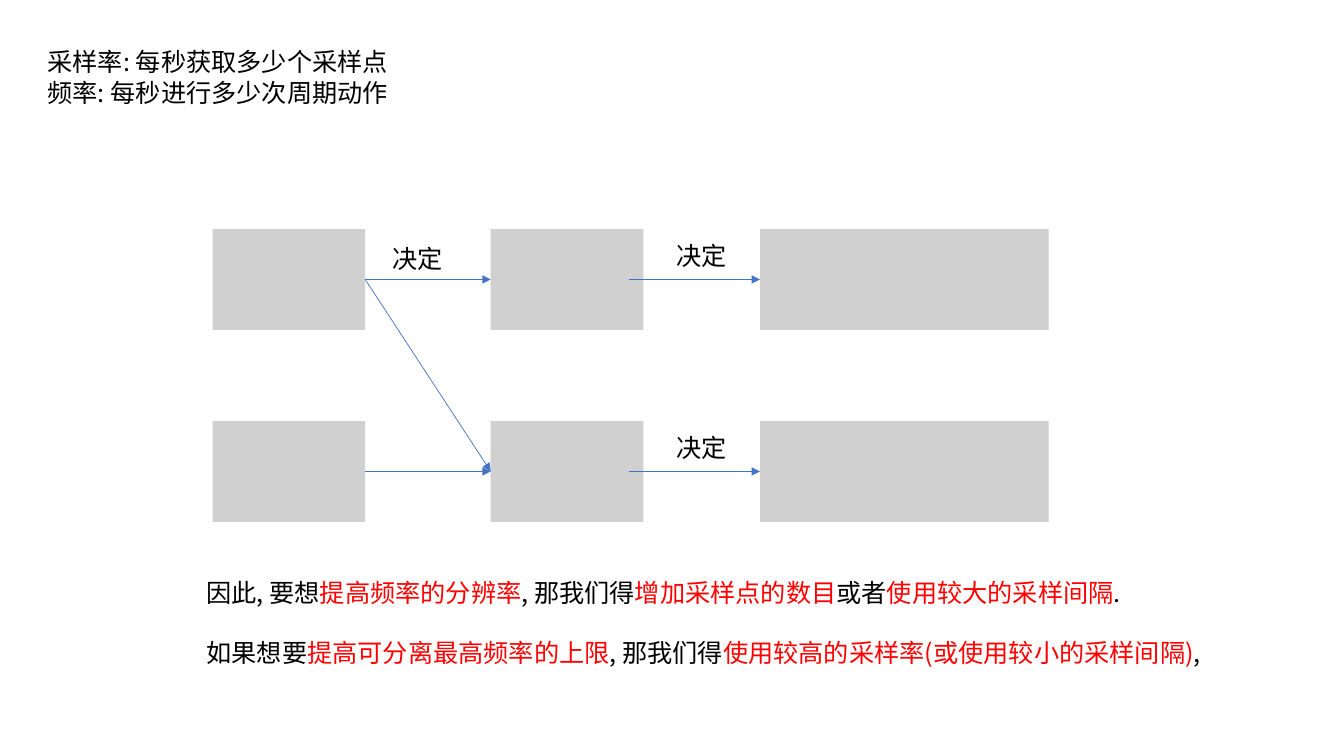
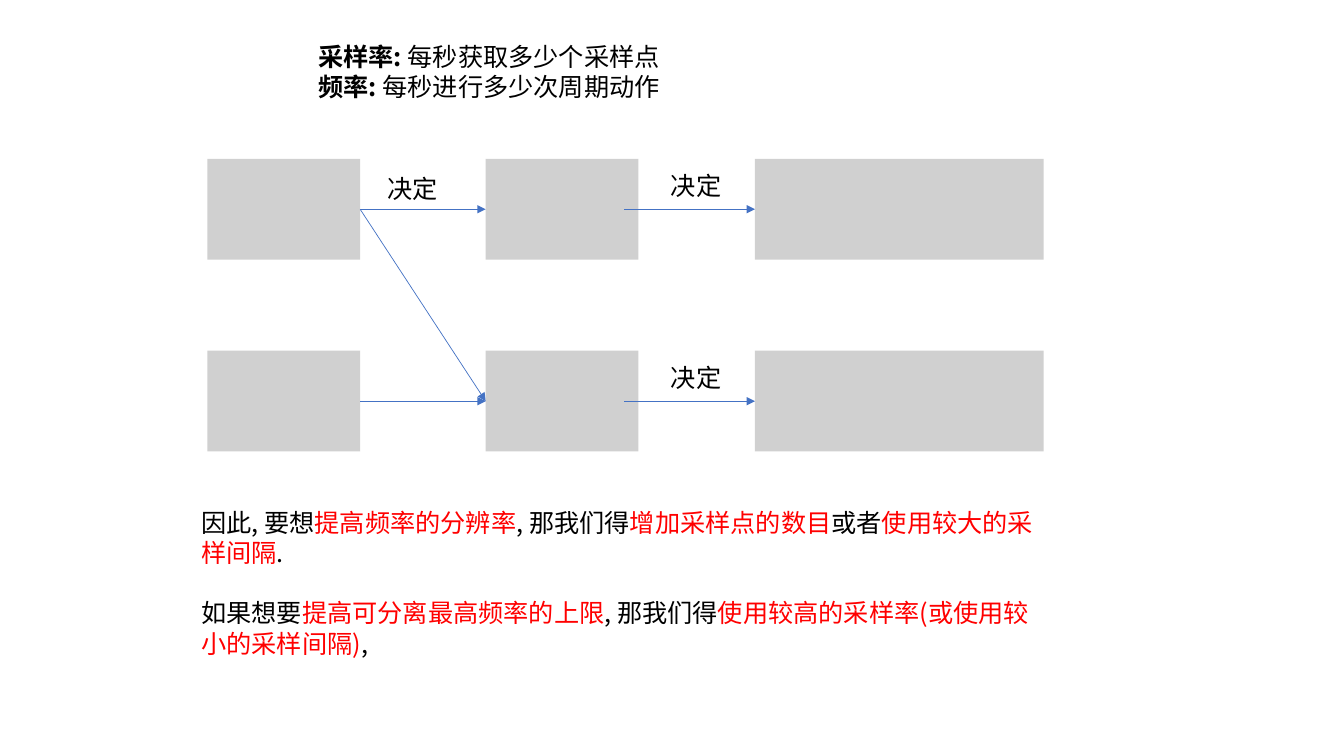
Before and after one commit to wowotou1998/Convex-Optimization-Notes, a slide deck: slide 1 of Fourier transform/采样率,周期,和采样点之间的关系.pptx. Drawn at 1344x756 pixels with LibreOffice and Linux fonts; fonts in the diff are those of the drawing; grey boxes stand for pictures. Boxes give left, top, right and bottom in pixels: in the first picture for what was removed or moved away, otherwise in the second. Text is boxed around its words. In the diff, an @@ line names an element or a change of style, - is before the commit and + after.

```diff
--- a/Fourier transform/采样率,周期,和采样点之间的关系.pptx
+++ b/Fourier transform/采样率,周期,和采样点之间的关系.pptx
@@ text "采样率: 每秒获取多少个采样点": place and size @@
-text "采样率: 每秒获取多少个采样点" at [48,49,388,104]
+text "采样率: 每秒获取多少个采样点" at [318,44,660,99]
@@ text "采样率: 每秒获取多少个采样点" at [318,44,660,99]: bold on in "采样率:", "频率:" @@
@@ picture added at [208,159,361,260] @@
@@ picture added at [486,159,639,260] @@
@@ picture added at [755,159,1044,260] @@
@@ picture removed at [213,229,366,330] @@
@@ picture removed at [491,229,644,330] @@
@@ picture removed at [760,229,1049,330] @@
@@ picture added at [208,351,361,452] @@
@@ picture added at [486,351,639,452] @@
@@ picture added at [755,351,1044,452] @@
@@ 5 arrows, 3 texts: place and size @@
-5 arrows, 3 texts at [365,243,760,472]
+5 arrows, 3 texts at [360,173,755,401]
@@ picture removed at [213,421,366,522] @@
@@ picture removed at [491,421,644,522] @@
@@ picture removed at [760,421,1049,522] @@
@@ text "因此, 要想提高频率的分辨率, 那我们得增加采样点的数目或者使用较大的采样间隔." rewrapped from [206,580,1200,667] to [201,510,1033,658] @@
```
Also in this commit, not shown: 3 other files.
